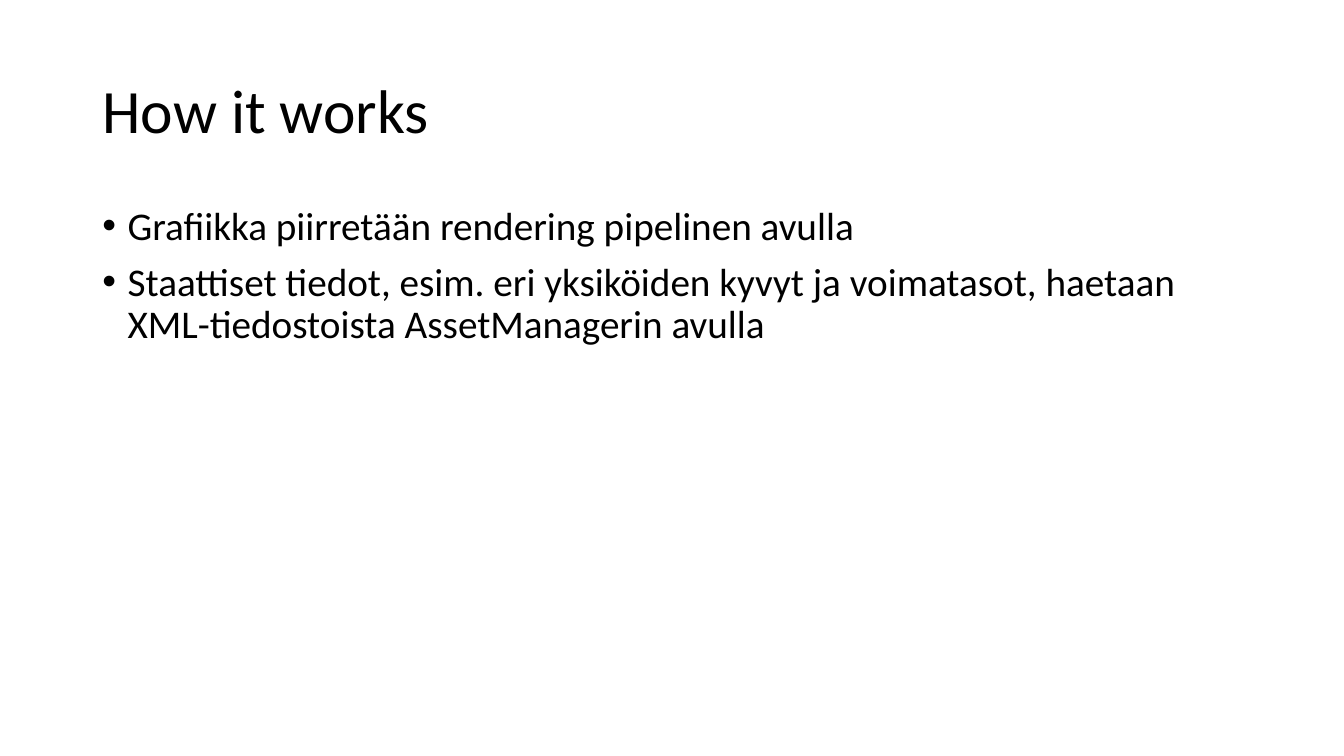
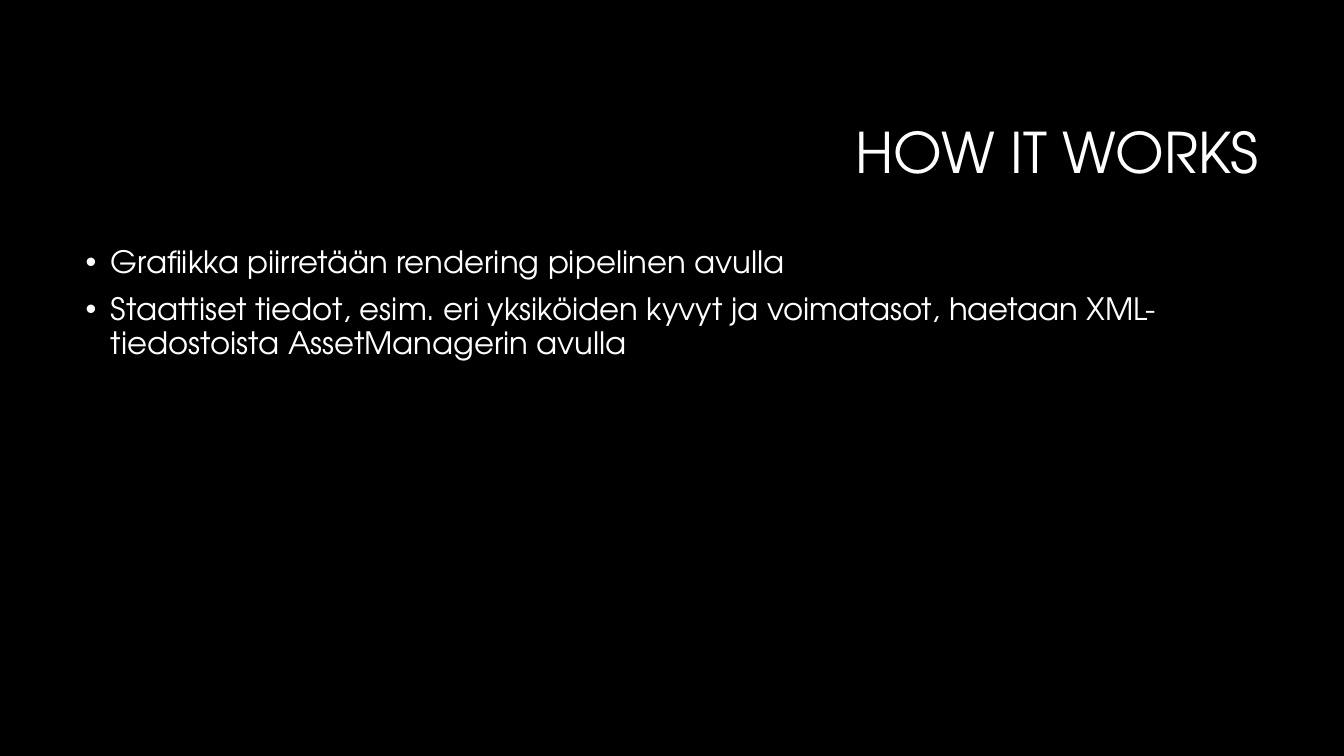
Before and after one commit to Jisti007/Mobile-Project-ideal-broccoli, a slide deck: slide 5 of documentation/presentation/Project Onslaught.pptx (slide 6 before the commit). Drawn at 1344x756 pixels with LibreOffice and Linux fonts; fonts in the diff are those of the drawing; background and template pictures are left out. Boxes give left, top, right and bottom in pixels: in the first picture for what was removed or moved away, otherwise in the second. Text is boxed around its words. In the diff, an @@ line names an element or a change of style, - is before the commit and + after.

```diff
--- a/documentation/presentation/Project Onslaught.pptx
+++ b/documentation/presentation/Project Onslaught.pptx
@@ background #FFFFFF to #000000 @@
@@ title at (856, 131, 1259, 174): text changed; size 44 to 40 pt; font Calibri to TeX Gyre Adventor; text colour #000000 to #FFFFFF @@
-How it works
+HOW IT WORKS
@@ text "Grafiikka piirretään rendering pipelinen avulla": place and size @@
-text "Grafiikka piirretään rendering pipelinen avulla" at (128, 212, 1175, 345)
+text "Grafiikka piirretään rendering pipelinen avulla" at (111, 250, 1156, 361)
@@ text "Grafiikka piirretään rendering pipelinen avulla" at (111, 250, 1156, 361): size 28 to 22 pt, font Calibri to TeX Gyre Adventor, text colour #000000 to #FFFFFF @@
```
Also in this commit, not shown: 7 other slides changed, 3 slides added, 2 slides removed, 6 other files.
